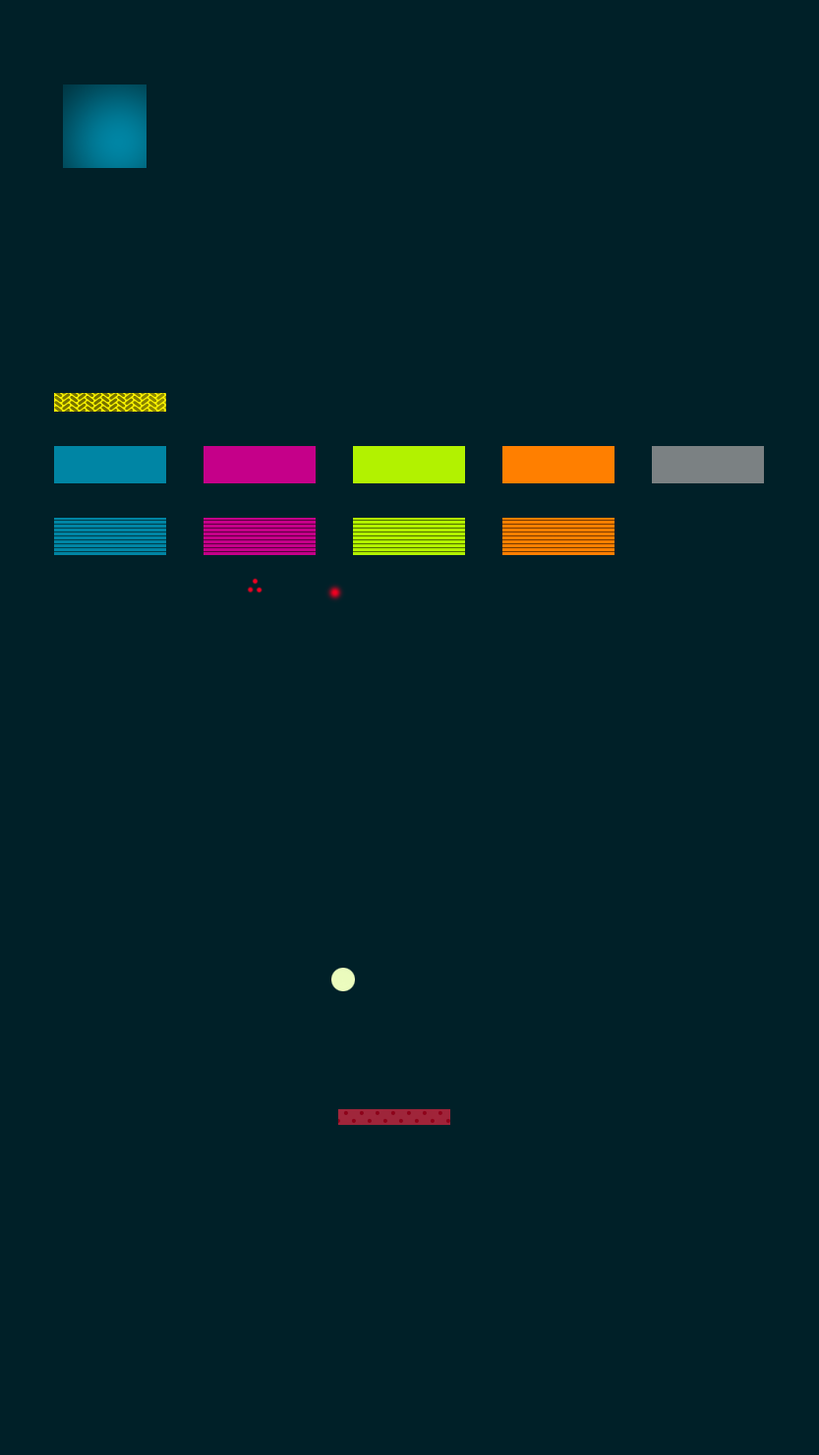
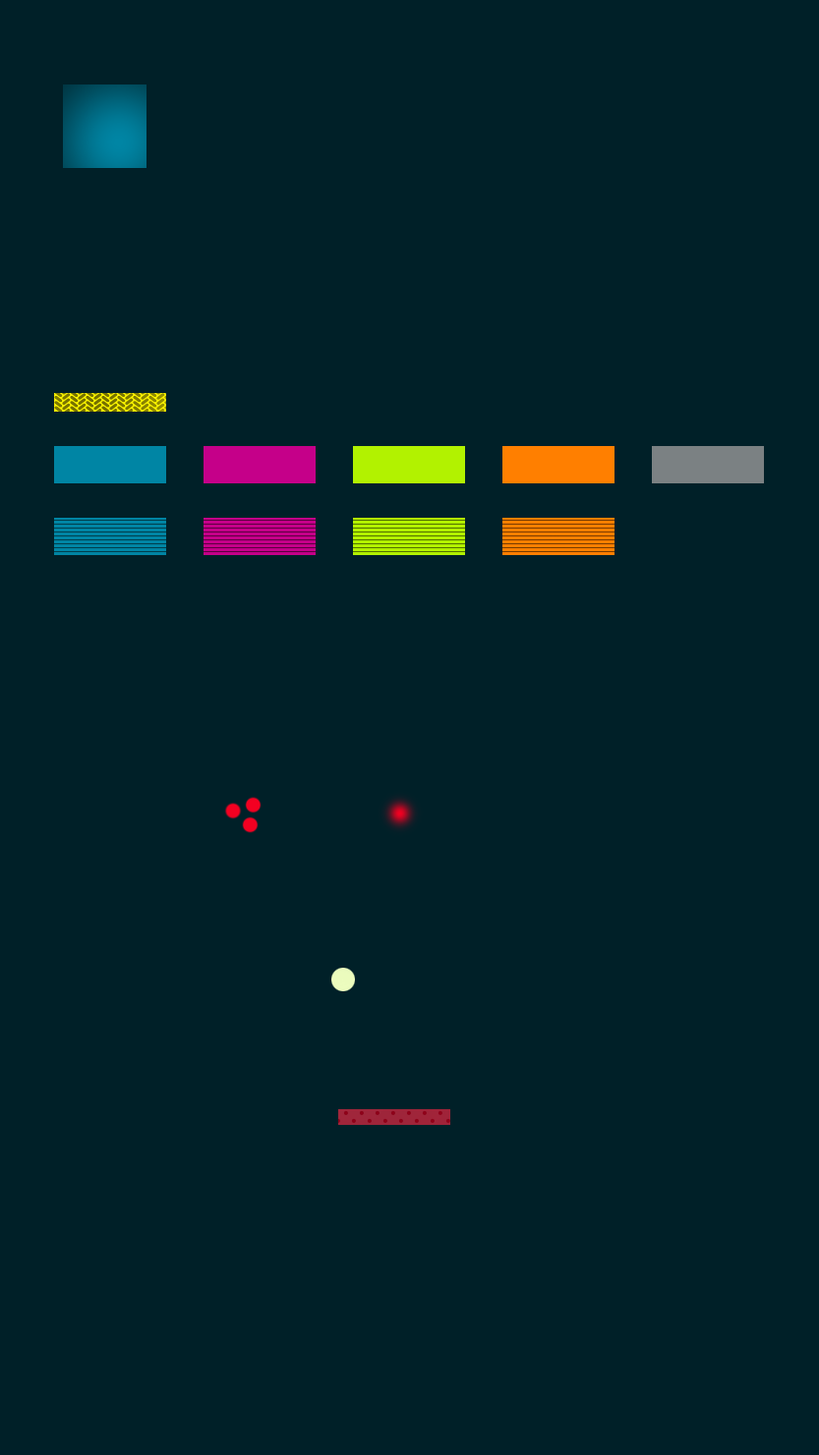
Revision of a layered 819 x 1455 image; what changed, layer by layer:
painted on "Ball" (1st of 2, in "PowerupFireball") over [324, 582, 421, 835]
painted on "Balls" over [224, 577, 264, 835]
